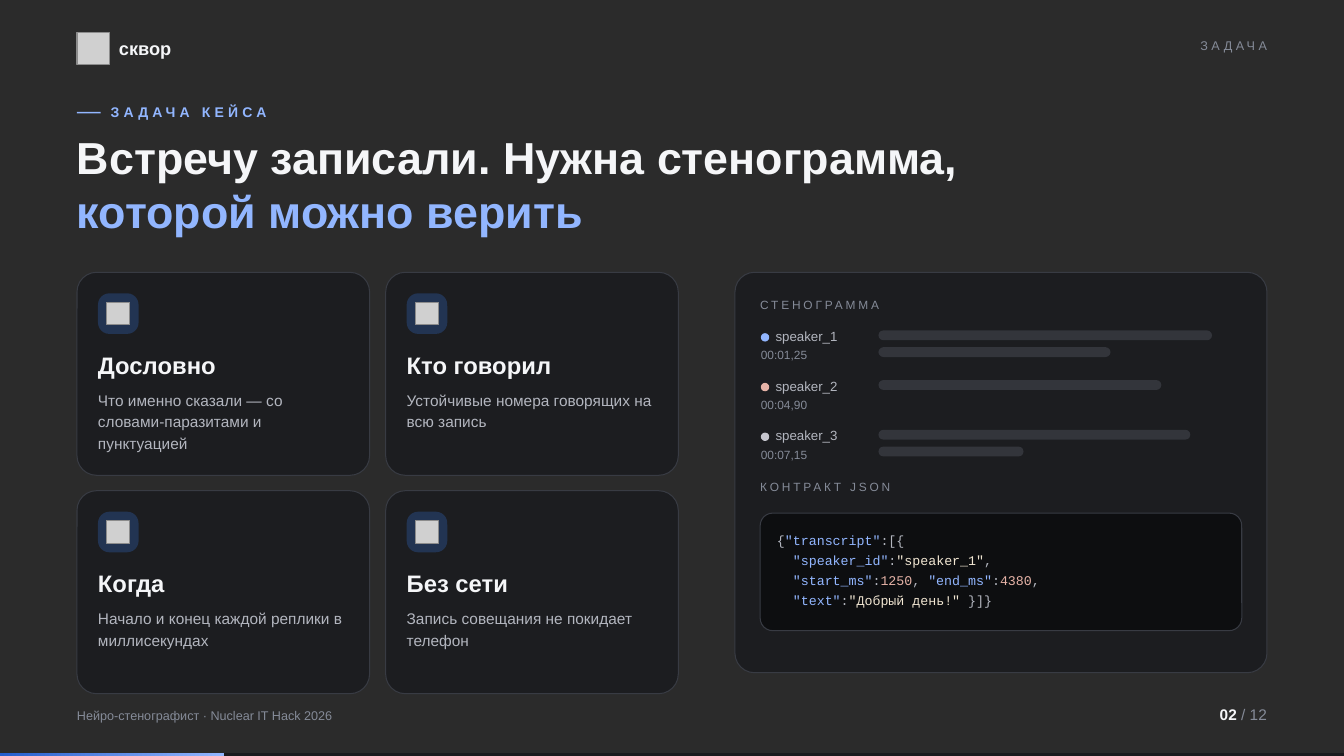
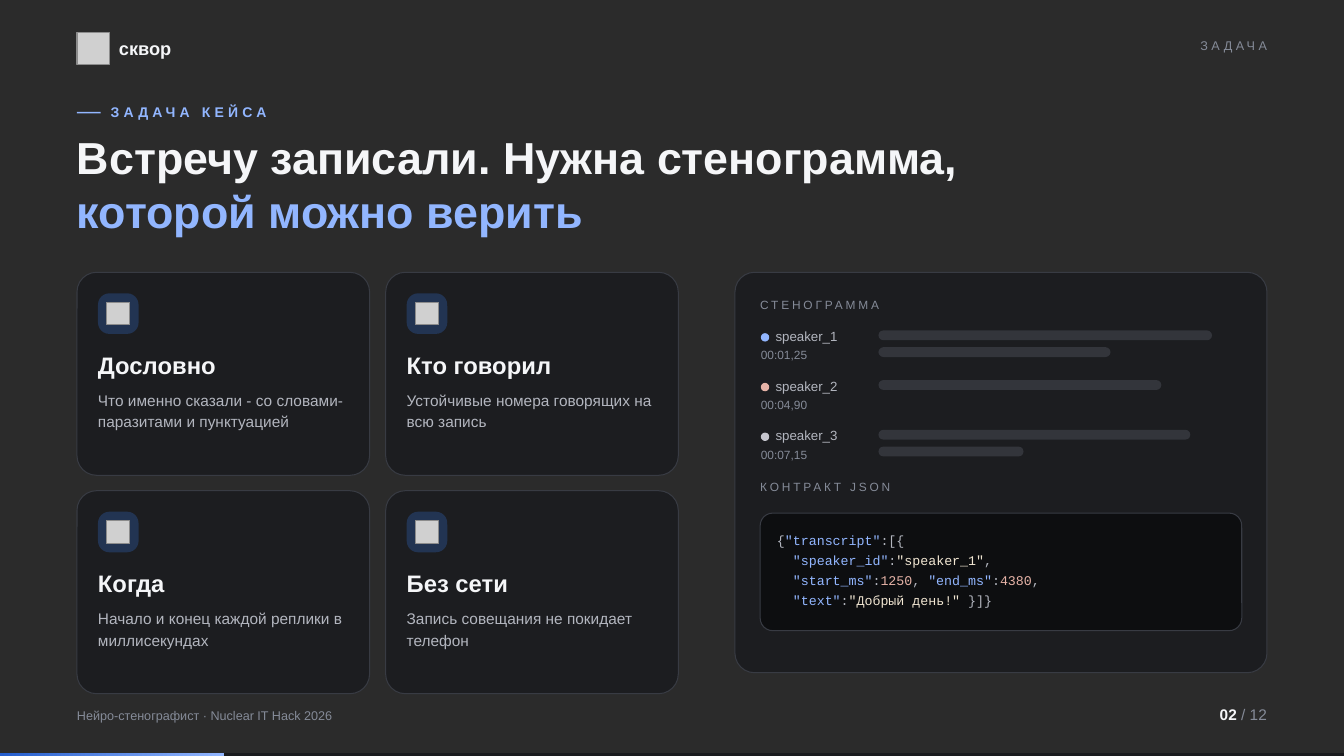
Before and after one commit to jfghmrr/NuclearItHack, a slide deck: slide 2 of artifacts/demo/skvor_presentation.pptx. Drawn at 1344x756 pixels with LibreOffice and Linux fonts; fonts in the diff are those of the drawing; grey boxes stand for pictures; background and template pictures are left out; a plain dark background stands for a picture behind light text. Boxes give left, top, right and bottom in pixels: in the first picture for what was removed or moved away, otherwise in the second. Text is boxed around its words. In the diff, an @@ line names an element or a change of style, - is before the commit and + after.

```diff
--- a/artifacts/demo/skvor_presentation.pptx
+++ b/artifacts/demo/skvor_presentation.pptx
@@ text at (x1=98, y1=395, x2=343, y2=430): text changed @@
-Что именно сказали — со словами-паразитами и пунктуацией
+Что именно сказали - со словами-паразитами и пунктуацией
```
Also in this commit, not shown: 9 other slides changed.
